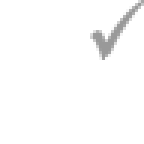
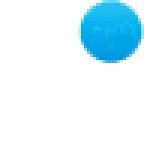
Comparing the layer stacks of the two (144, 144) images. Changes:
hid group "Checkmarks" (3 layers) over [78, 0, 144, 63]
removed layer "mine" (1st of 2, in "Checkmarks") from group "Checkmarks" over [90, 0, 144, 60]
showed group "Orbit Icons" (3 layers) over [78, 0, 144, 63]
added layer "Friend" (2nd of 2, in "Orbit Icons") in group "Orbit Icons" over [78, 0, 144, 63]
